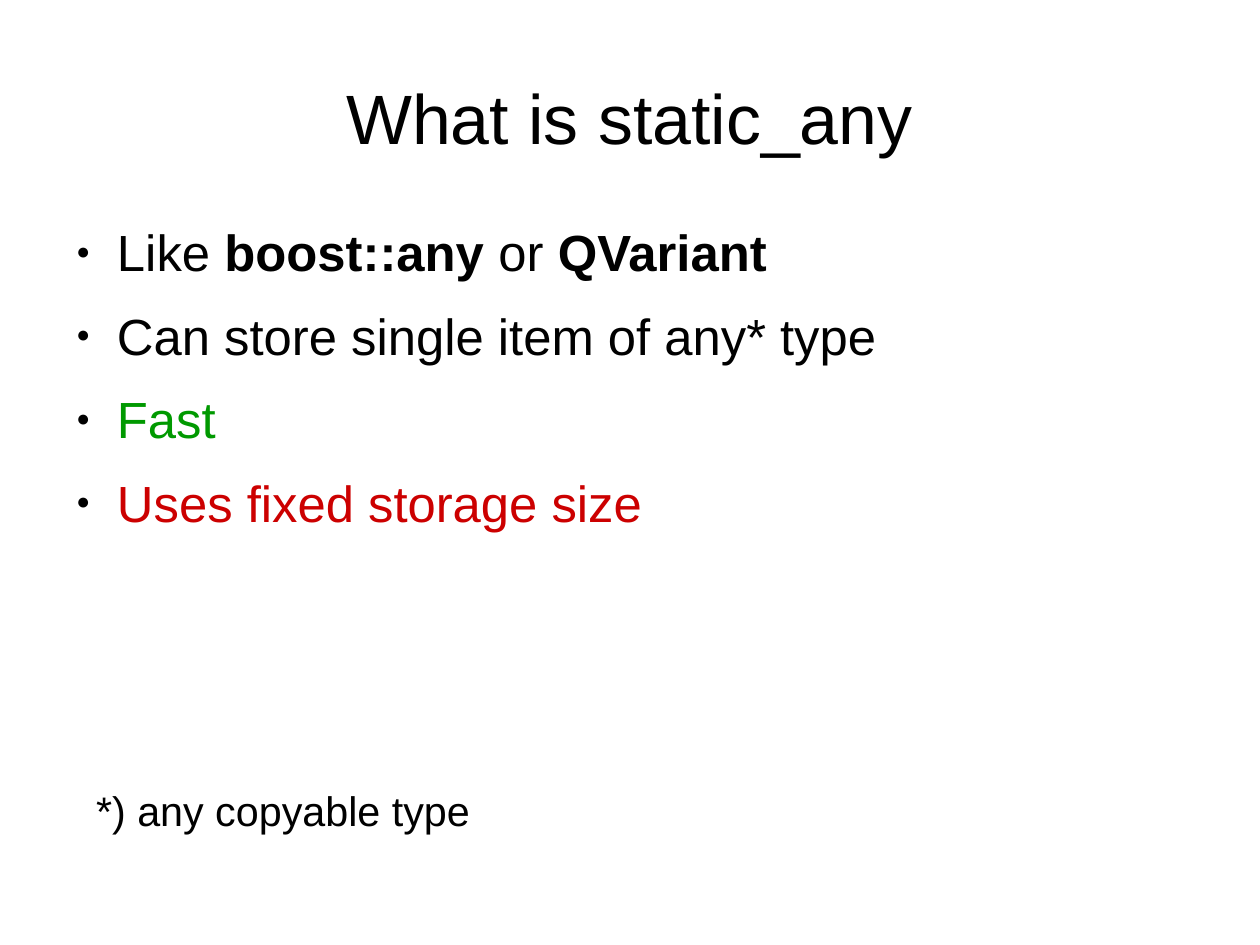
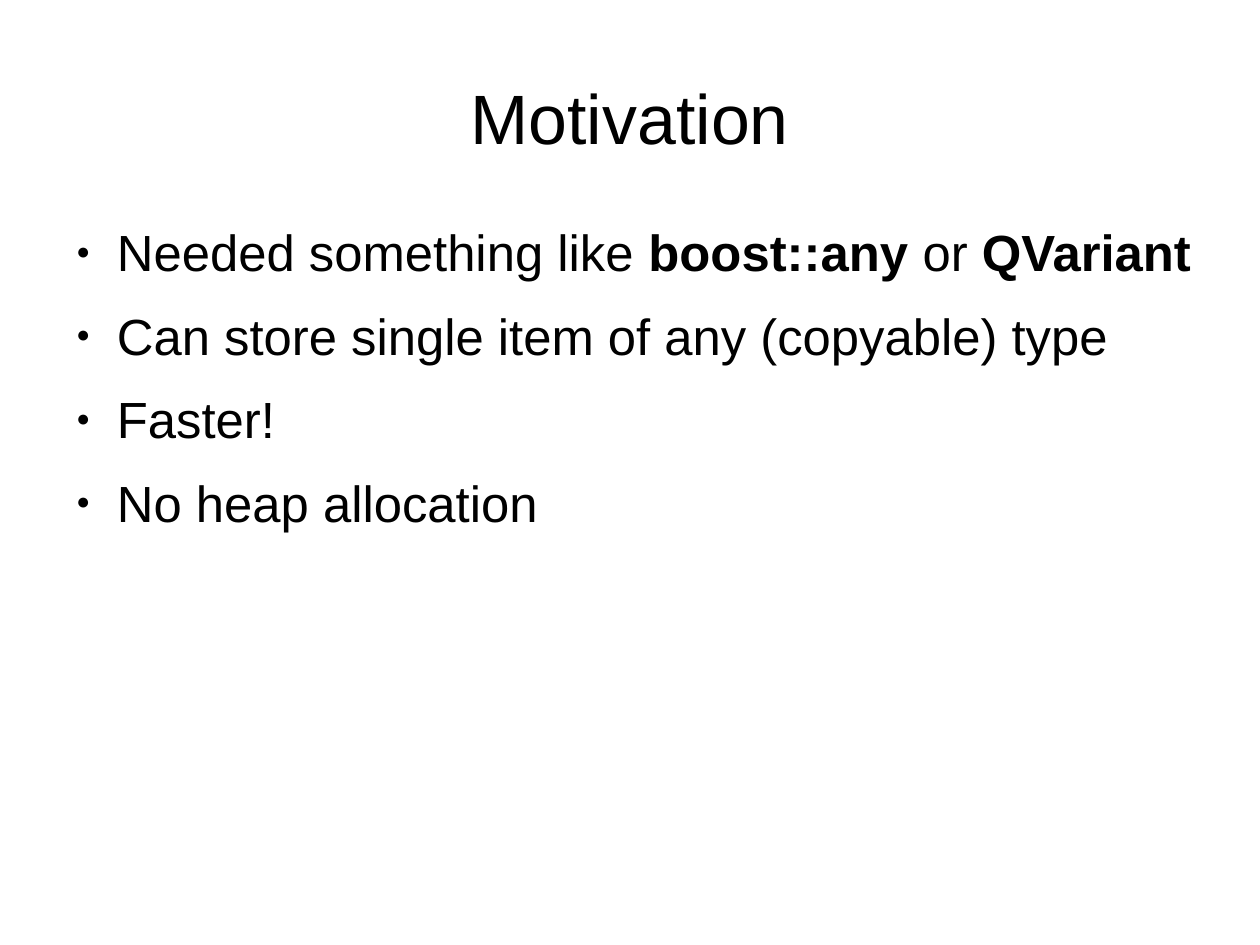
Before and after one commit to david-grs/static_any, a slide deck: slide 2 of static_any-lightning.odp. Drawn at 1260x945 pixels with LibreOffice and Linux fonts; fonts in the diff are those of the drawing. Boxes give left, top, right and bottom in pixels: in the first picture for what was removed or moved away, otherwise in the second. Text is boxed around its words. In the diff, an @@ line names an element or a change of style, - is before the commit and + after.

```diff
--- a/static_any-lightning.odp
+++ b/static_any-lightning.odp
@@ title at box(471, 93, 789, 145): text changed @@
-What is static_any
+Motivation
@@ text at box(117, 234, 1191, 532): text changed @@
-● Like boost::any or QVariant
-● Can store single item of any* type
-● Fast
-● Uses fixed storage size
+● Needed something like boost::any or QVariant
+● Can store single item of any (copyable) type
+● Faster!
+● No heap allocation
@@ text removed at box(137, 796, 470, 834) @@
-*) any copyable type
```
Also in this commit, not shown: 1 other slide changed.
